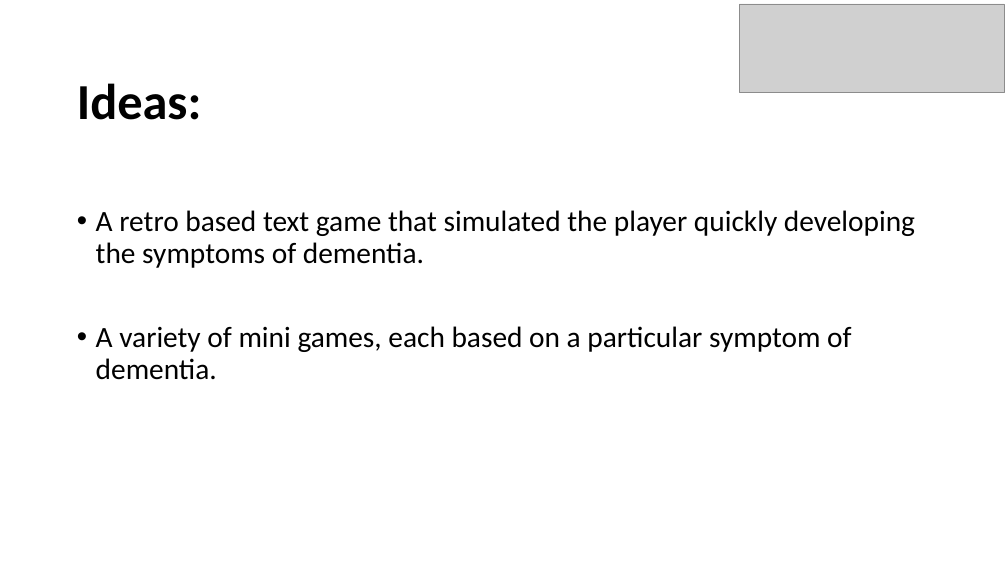
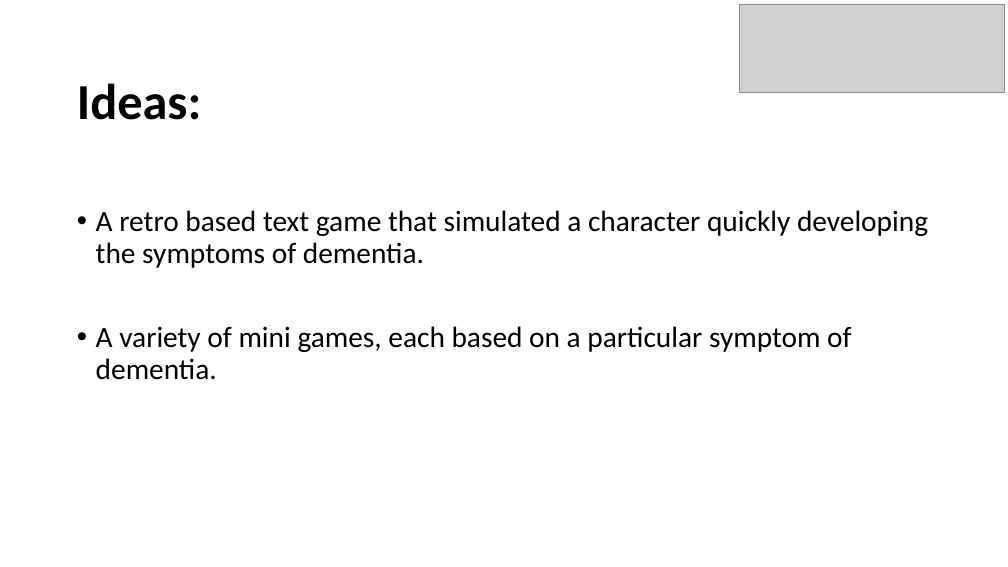
Before and after one commit to Ldn2016/team-11, a slide deck: slide 5 of _presentation/Team 11 Presentation.pptx. Drawn at 1008x567 pixels with LibreOffice and Linux fonts; fonts in the diff are those of the drawing; grey boxes stand for pictures. Boxes give left, top, right and bottom in pixels: in the first picture for what was removed or moved away, otherwise in the second. Text is boxed around its words. In the diff, an @@ line names an element or a change of style, - is before the commit and + after.

```diff
--- a/_presentation/Team 11 Presentation.pptx
+++ b/_presentation/Team 11 Presentation.pptx
@@ text at box(96, 210, 928, 268): text changed @@
-• A retro based text game that simulated the player quickly developing the symptoms of dementia.
+• A retro based text game that simulated a character quickly developing the symptoms of dementia.
```
Also in this commit, not shown: 7 other slides changed, 1 slide added, 2 slides removed.
